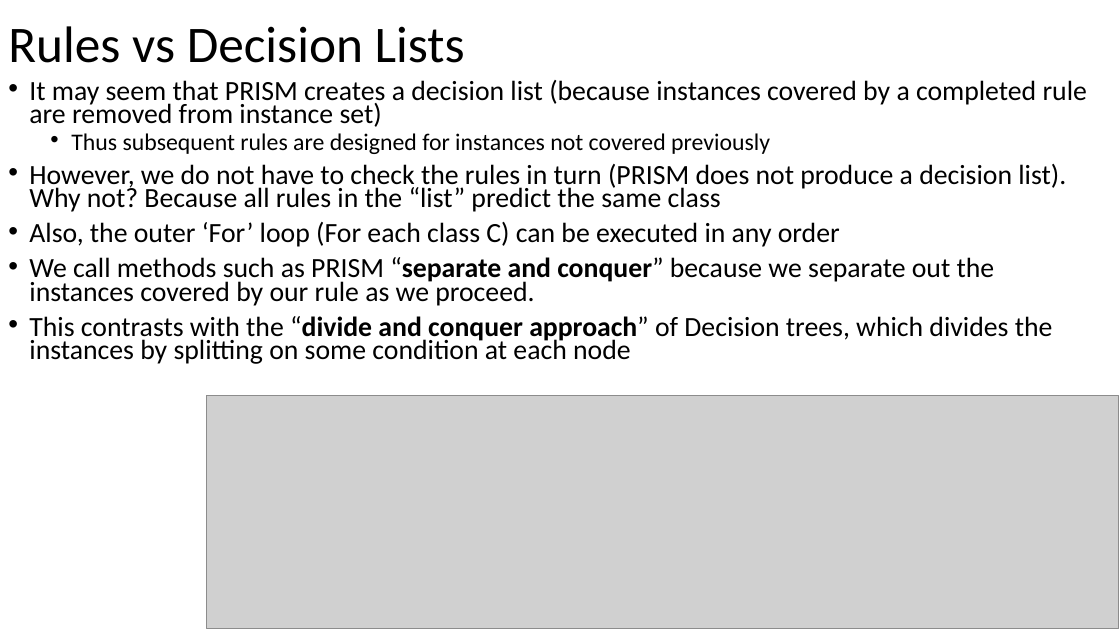
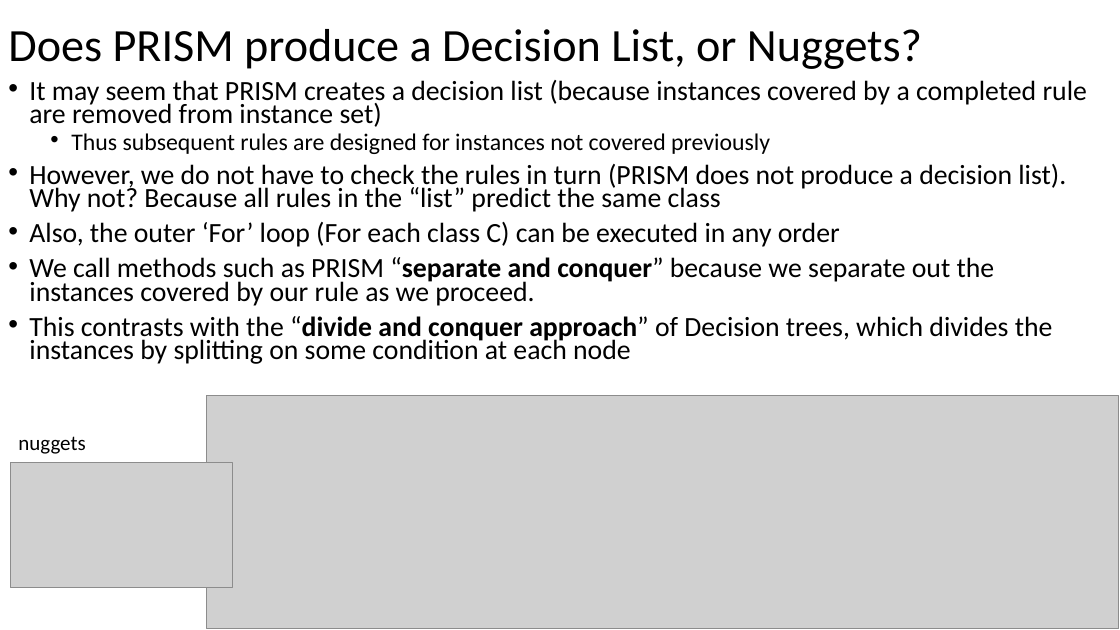
Before and after one commit to russellu/cs405, a slide deck: slide 10 of Lecture_06.pptx. Drawn at 1120x630 pixels with LibreOffice and Linux fonts; fonts in the diff are those of the drawing; grey boxes stand for pictures. Boxes give left, top, right and bottom in pixels: in the first picture for what was removed or moved away, otherwise in the second. Text is boxed around its words. In the diff, an @@ line names an element or a change of style, - is before the commit and + after.

```diff
--- a/Lecture_06.pptx
+++ b/Lecture_06.pptx
@@ title at [8, 29, 922, 69]: text changed; size 44 to 39.6 pt @@
-Rules vs Decision Lists
+Does PRISM produce a Decision List, or Nuggets?
@@ text added at [18, 436, 85, 454], 18 pt, text #000000 @@
+nuggets
@@ picture added at [10, 462, 233, 587] @@
```
Also in this commit, not shown: 13 other slides changed, 1 slide added, 3 other files.
